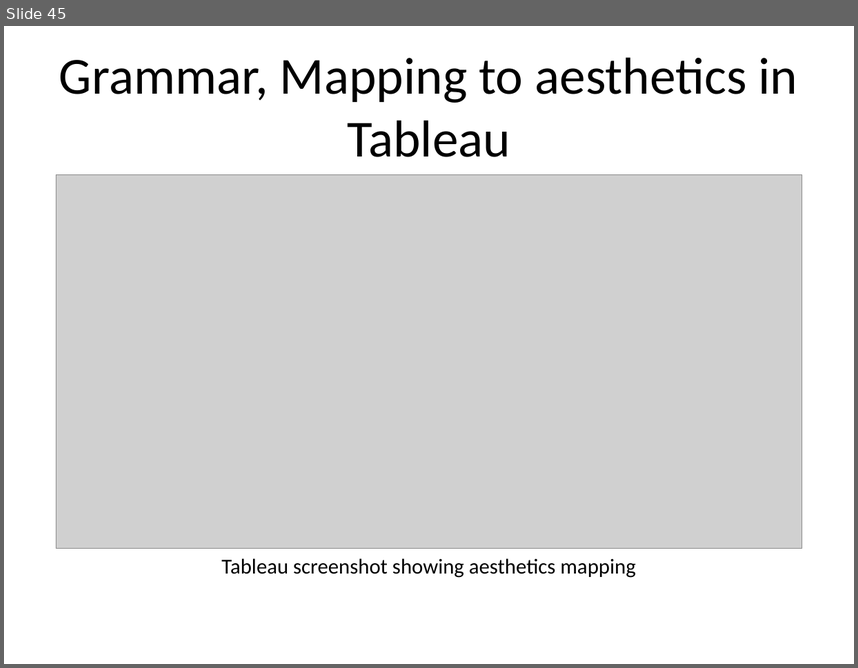
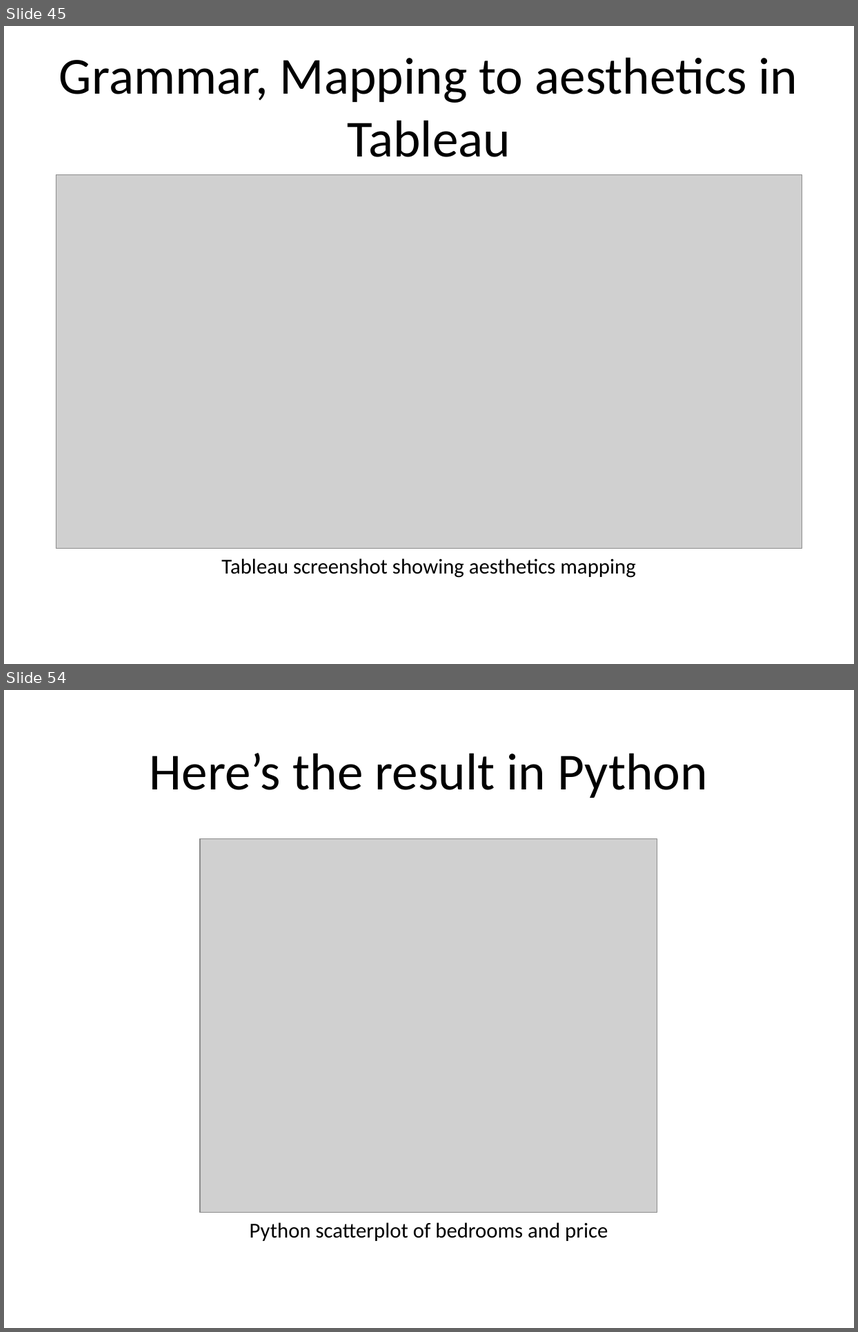
Before and after one commit to pmean/data-visualization, a slide deck: data-viz-01/src/complete-lecture.pptx. Shown one above the other, each under a label of ours: slide 45 before the commit, slides 45 and 54 after it; the slides between them are not shown. The pictures are 858x668 and 858x1332 pixels, drawn with LibreOffice and Linux fonts; fonts in the diff are those of the drawing; grey boxes stand for pictures. Boxes give left, top, right and bottom in pixels: in the first picture for what was removed or moved away, otherwise in the second. Text is boxed around its words. In the diff, an @@ line names an element or a change of style, - is before the commit and + after.

```diff
--- a/data-viz-01/src/complete-lecture.pptx
+++ b/data-viz-01/src/complete-lecture.pptx
@@ slide 54 added at box(4, 690, 854, 1328), background #FFFFFF @@
@@ title added at box(150, 753, 708, 798), 44 pt, text #000000 @@
+Here’s the result in Python
@@ picture added at box(201, 839, 657, 1212) @@
@@ text added at box(250, 1222, 608, 1241), 18 pt, text #000000 @@
+Python scatterplot of bedrooms and price
```
Also in this commit, not shown: 36 other slides added, 22 other files.
